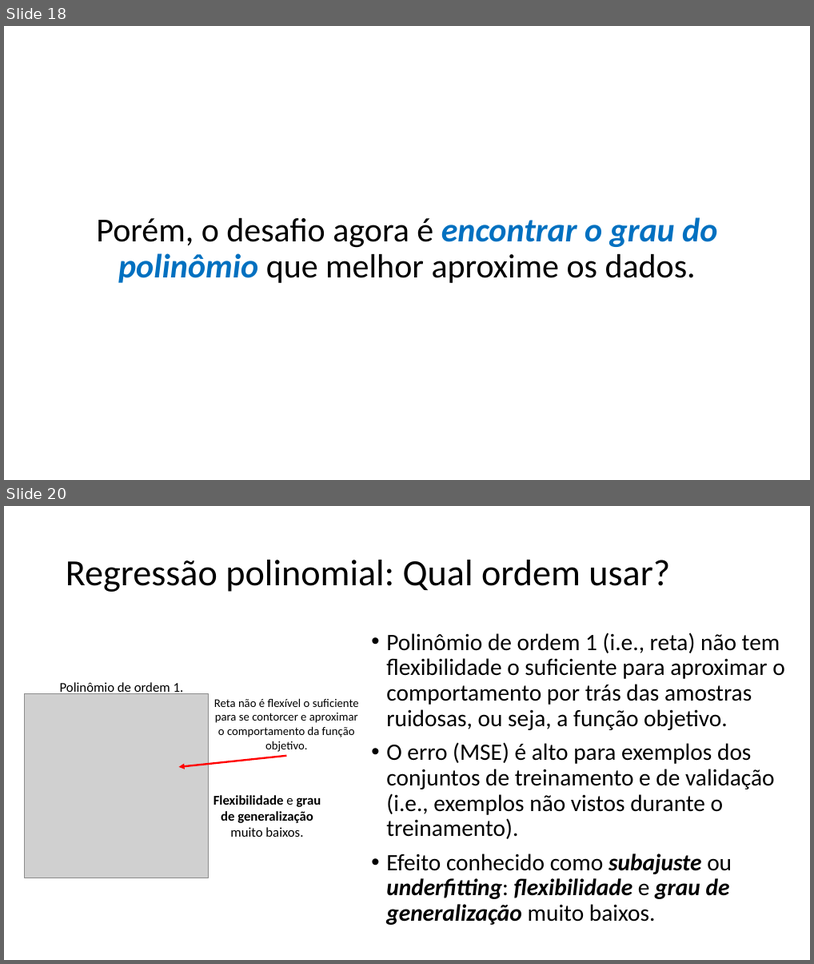
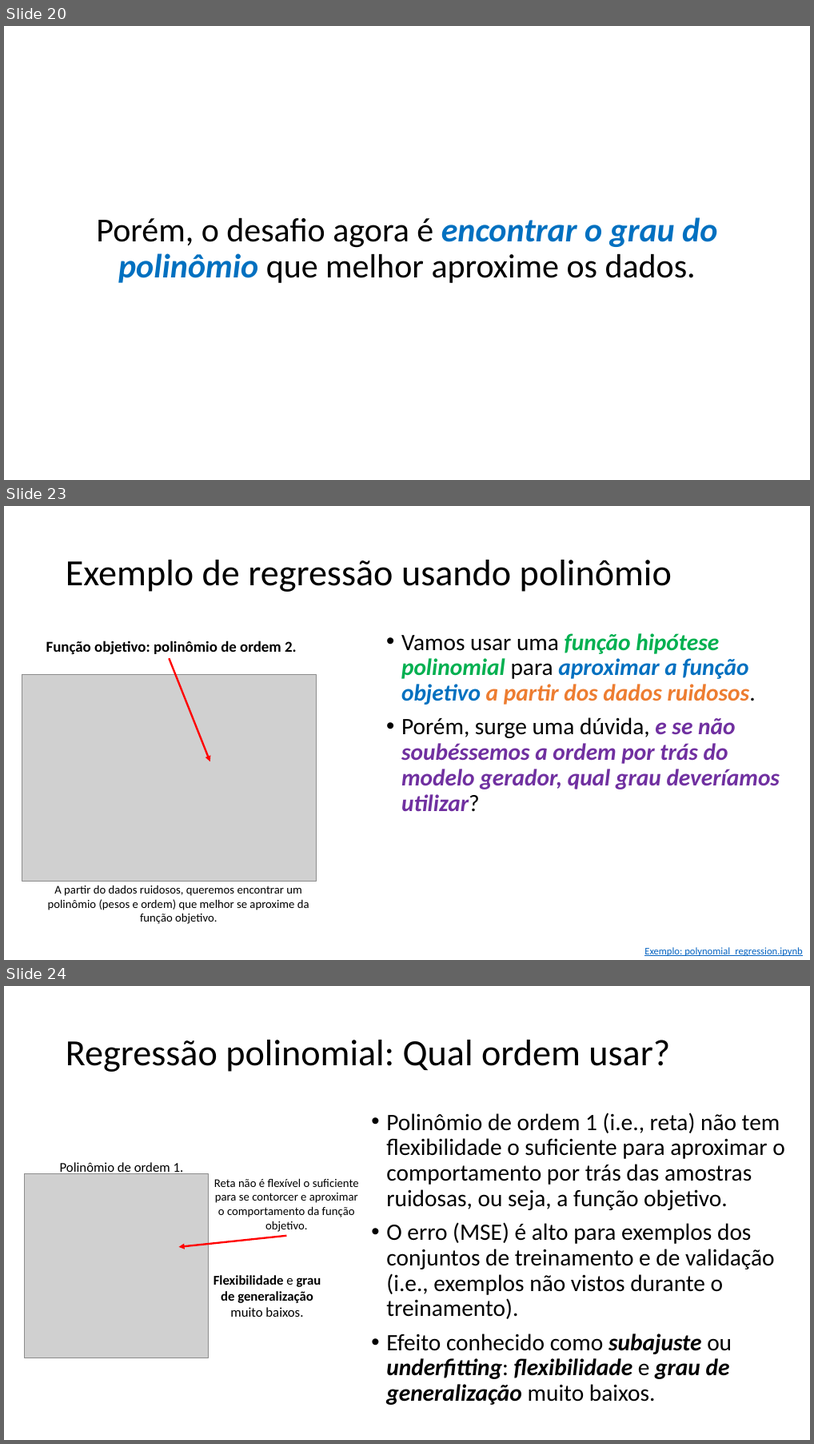
Before and after one commit to zz4fap/t319_aprendizado_de_maquina, a slide deck: slides/T319_Regressão_Linear (Parte IV).pptx. Shown one above the other, each under a label of ours: slides 18 and 20 before the commit, slides 20, 23 and 24 after it; the slides between them are not shown. The pictures are 814x964 and 814x1444 pixels, drawn with LibreOffice and Linux fonts; fonts in the diff are those of the drawing; grey boxes stand for pictures. Boxes give left, top, right and bottom in pixels: in the first picture for what was removed or moved away, otherwise in the second. Text is boxed around its words. In the diff, an @@ line names an element or a change of style, - is before the commit and + after.

```diff
--- a/slides/T319_Regressão_Linear (Parte IV).pptx
+++ b/slides/T319_Regressão_Linear (Parte IV).pptx
@@ slide 23 added at [4, 506, 810, 960], background #FFFFFF @@
@@ title added at [66, 560, 672, 592], 44 pt, text #000000 @@
+Exemplo de regressão usando polinômio
@@ text added at [46, 640, 297, 655], 18 pt, text #000000, bold @@
+Função objetivo: polinômio de ordem 2.
@@ text added at [402, 633, 781, 811], 28 pt, text #7030A0, bold, italic @@
+• Vamos usar uma função hipótese polinomial para aproximar a função objetivo a partir dos dados ruidosos.
+• Porém, surge uma dúvida, e se não soubéssemos a ordem por trás do modelo gerador, qual grau deveríamos utilizar?
@@ arrow added from (169, 659) to (210, 761), #FF0000 2.25 pt @@
@@ picture added at [22, 675, 316, 881] @@
@@ text added at [48, 884, 310, 924], 14 pt, text #000000 @@
+A partir do dados ruidosos, queremos encontrar um polinômio (pesos e ordem) que melhor se aproxime da função objetivo.
@@ text added at [645, 947, 803, 956], 12 pt, text #0563C1, underline @@
+Exemplo: polynomial_regression.ipynb
@@ what was slide 18 is now slide 20 @@
@@ what was slide 20 is now slide 24 @@
```
Also in this commit, not shown: 6 slides changed, 3 other slides added, 2 other files.
